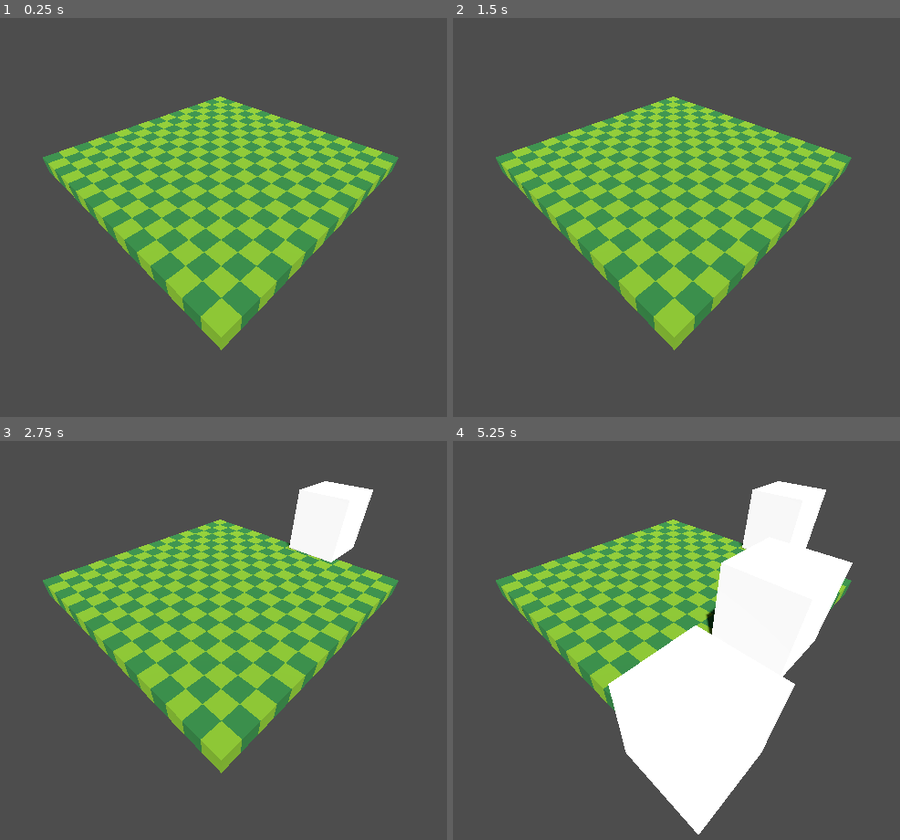
Above: before the commit, frames 1-4 (two rows, left to right).
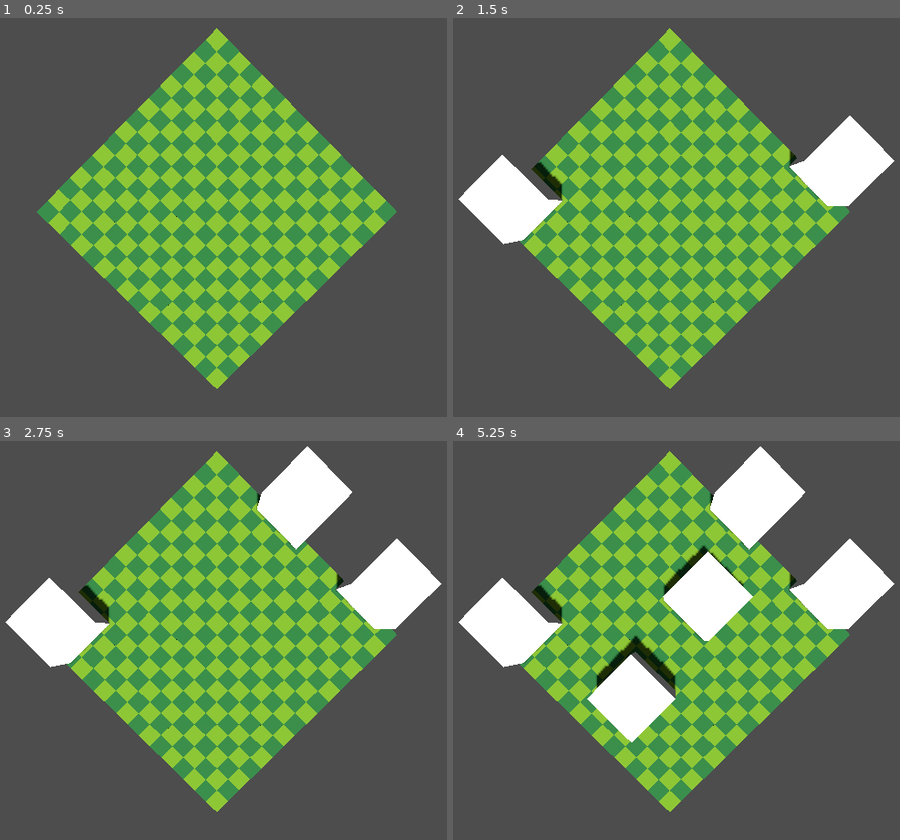
Above: after the commit, the same moments.

Repository: TobiMercader/Iterative-Mushburg
Game: Godot game, scene res://scenes/World.tscn
Same seed, same stepped clock (60 frames per second), same inputs: the game is played once before the commit and once after it.
Inputs (mouse positions are in pixels of both pictures, inside the frame that each line leads up to):
- Up to frame 1 (0.25 s): no input
- Up to frame 2 (1.5 s): tap Enter at 0.5 s; move the mouse to (832, 197) at 0.52 s; click (832, 197) at 0.6 s; tap Space at 1.25 s; move the mouse to (524, 237) at 1.27 s; click (524, 237) at 1.35 s
- Up to frame 3 (2.75 s): tap Enter at 2 s; move the mouse to (290, 548) at 2.02 s; click (290, 548) at 2.1 s
- Up to frame 4 (5.25 s): tap Space at 2.75, 4.25 s; move the mouse to (636, 720) at 2.77 s; click (636, 720) at 2.85 s; tap Enter at 3.5 s; move the mouse to (891, 700) at 3.52 s; click (891, 700) at 3.6 s; move the mouse to (453, 576) at 4.27 s; click (453, 576) at 4.35 s; move the mouse to (707, 640) at 5.02 s; click (707, 640) at 5.1 s

The runs differ from the first frame. In frame 1, 27% of the frame differs, in the area x 8-90%, y 2-93%; in frame 2, 30%; in frame 3, 33%; in frame 4, 38%, in the area x 1-99%, y 1-99%.

Commit message:
building AABB implemented

Diff:
--- a/game_state.gd
+++ b/game_state.gd
@@ -1,3 +1,3 @@
 extends Node
 
-var building_surface
+var building_surface = Vector2i(4, 4)
--- a/scenes/BuilderNode.gd
+++ b/scenes/BuilderNode.gd
@@ -4,6 +4,9 @@
 @onready var camera = $"../Camera3D"
 
 var mouseWorld
+
+var building_positions: Array
+var current_rect
 
 var building = preload("res://scenes/test_building.tscn")
 
@@ -24,11 +27,26 @@
 	var rayResult = worldSpace.intersect_ray(rayQuery)
 
 
+
 	if !rayResult.is_empty():
 		#converts the float axis into hole numbers
-		mouseWorld = rayResult.position
+		mouseWorld = Vector2i(rayResult.position.x, rayResult.position.z)
 		if(Input.is_action_just_pressed("left_mouse")):
-			var placed_building = building.instantiate()
-			add_child(placed_building)
-			placed_building.position = Vector3i(mouseWorld)
-			print(Vector3i(mouseWorld))
+			current_rect = Rect2i(mouseWorld - GameState.building_surface + Vector2i(1,1), GameState.building_surface)
+
+			var is_placeable = true
+			for n in range (building_positions.size()):
+				if(current_rect.intersects(building_positions[n])):
+					is_placeable = false
+					break
+					#error: if theres one of the rects in the array that doesn't intersect,
+					# then it places the building. WHat it should do is wait to iterate through the hole array
+					#and even if only one rect intesects then it doesn´t place the building
+			if(is_placeable):
+				_placeBuilding()
+
+func _placeBuilding():
+	var placed_building = building.instantiate()
+	add_child(placed_building)
+	placed_building.position = Vector3(mouseWorld.x, 1, mouseWorld.y)
+	building_positions.append(current_rect)
--- a/scenes/World.gd
+++ b/scenes/World.gd
@@ -1,7 +1,14 @@
 extends Node3D
 
+@onready var builder = get_node("BuilderNode")
+var building_positions: Array
+
 func _on_builder_node_child_entered_tree(node):
-	print(node)
-	for y in (GameState.building_surface.y + 1):
-		for x in (GameState.building_surface.x + 1):
-			print(x, y)
+	#this gets you two vectors that indicate the surface the building spans through
+	var building_occupied_x = Vector2(builder.mouseWorld.x, builder.mouseWorld.x - GameState.building_surface.x + 1)
+	var building_occupied_y = Vector2(builder.mouseWorld.y, builder.mouseWorld.y - GameState.building_surface.y + 1)
+	var AABBlimits = Rect2i(builder.mouseWorld - GameState.building_surface + Vector2i(1,1), GameState.building_surface)
+	building_positions.append(AABBlimits)
+	if(building_positions.size() >= 2):
+		pass
+		#if(building_positions[building_positions.size() - 1].intersects(building_positions[building_positions.size()-2])):
--- a/scenes/World.tscn
+++ b/scenes/World.tscn
@@ -18,7 +18,7 @@
 shadow_enabled = true
 
 [node name="Camera3D" type="Camera3D" parent="."]
-transform = Transform3D(0.706996, -0.476176, 0.522889, -2.1048e-08, 0.739361, 0.673309, -0.707218, -0.476027, 0.522725, 18.5816, 9.62785, 18.6778)
+transform = Transform3D(0.706996, -0.706994, -0.0177723, 2.98023e-08, -0.0251299, 0.999684, -0.707218, -0.706773, -0.0177667, 8.02553, 17.7517, 7.79854)
 
 [node name="BuilderNode" type="Node" parent="."]
 script = ExtResource("1_rnwa5")
--- a/scenes/test_building.gd
+++ b/scenes/test_building.gd
@@ -1,4 +1,4 @@
 extends Node3D
 
 func _enter_tree():
-	GameState.building_surface = Vector2(7,5)
+	pass
--- a/scenes/test_building.tscn
+++ b/scenes/test_building.tscn
@@ -4,17 +4,19 @@
 [ext_resource type="Script" path="res://scenes/test_building.gd" id="1_rcsxu"]
 
 [sub_resource type="BoxShape3D" id="BoxShape3D_4vvjo"]
-size = Vector3(4, 4, 4)
+size = Vector3(4, 2, 4)
 
 [node name="TestBuildingNode" type="Node3D"]
 script = ExtResource("1_rcsxu")
 
 [node name="TestBuildingBody" type="StaticBody3D" parent="."]
-transform = Transform3D(1, 0, 0, 0, 1, 0, 0, 0, 1, 2, 2, -1)
+transform = Transform3D(1, 0, 0, 0, 1, 0, 0, 0, 1, -1, 2, -1)
 collision_layer = 2
 collision_mask = 3
 
 [node name="TestBuildingCollision" type="CollisionShape3D" parent="TestBuildingBody"]
+transform = Transform3D(1, 0, 0, 0, 1, 0, 0, 0, 1, 0, -1, 0)
 shape = SubResource("BoxShape3D_4vvjo")
 
 [node name="mushburg test building" parent="TestBuildingBody" instance=ExtResource("1_b42qt")]
+transform = Transform3D(1, 0, 0, 0, 0.5, 0, 0, 0, 1, 0, -1, 0)
Not shown: 6 places in resources/MeshLibrary.tres that only renumber resources
